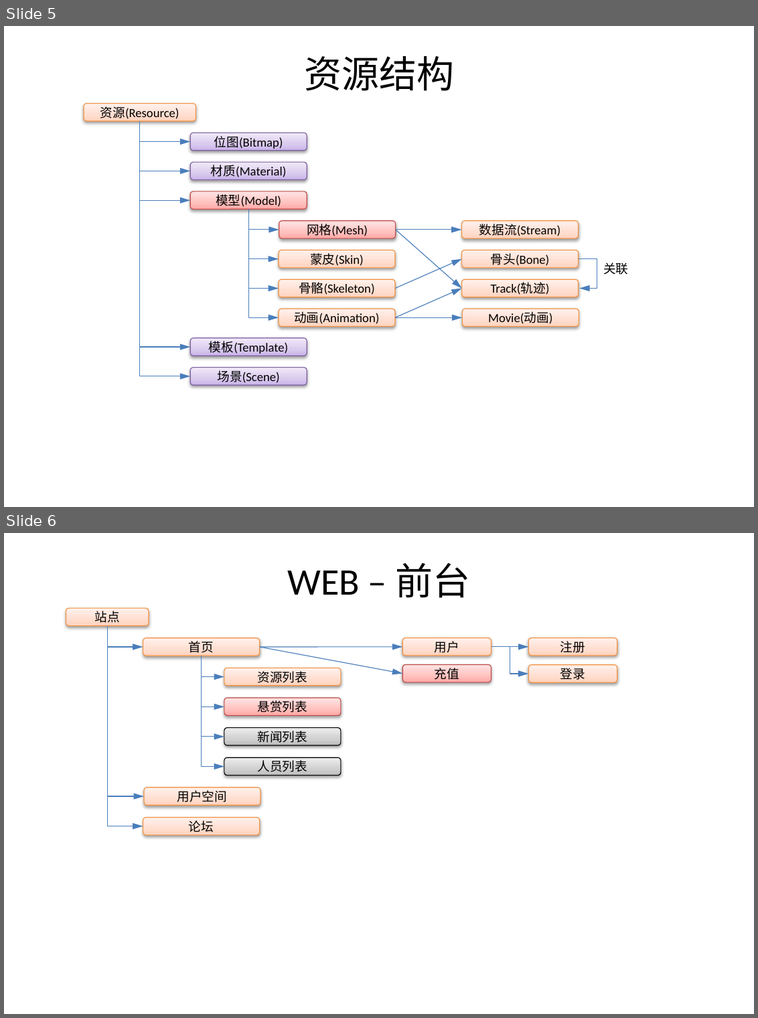
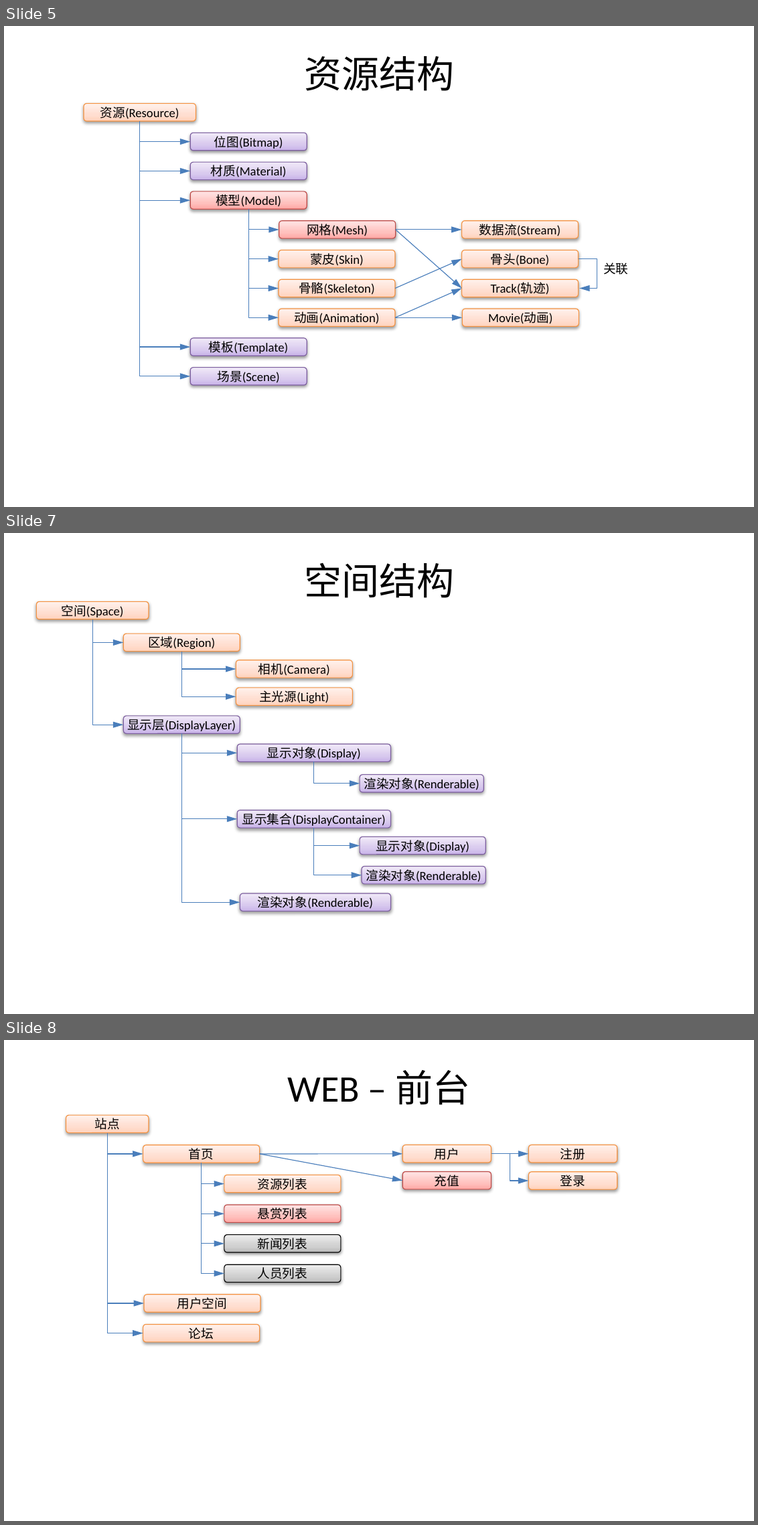
Before and after one commit to favedit/MoCloud, a slide deck: document/计划-1-三维资源平台.pptx. Shown one above the other, each under a label of ours: slides 5 and 6 before the commit, slides 5, 7 and 8 after it; the slides between them are not shown. The pictures are 758x1018 and 758x1525 pixels, drawn with LibreOffice and Linux fonts; fonts in the diff are those of the drawing; background and template pictures are left out. Boxes give left, top, right and bottom in pixels: in the first picture for what was removed or moved away, otherwise in the second. Text is boxed around its words. In the diff, an @@ line names an element or a change of style, - is before the commit and + after.

```diff
--- a/document/计划-1-三维资源平台.pptx
+++ b/document/计划-1-三维资源平台.pptx
@@ slide 7 added at box(4, 533, 754, 1014), background picture (left out) @@
@@ title added at box(304, 562, 454, 598), 36 pt, text #000000 @@
+空间结构
@@ rounded rectangle added at box(36, 601, 149, 619), fill gradient #FFD2BD to #FFDED0 to #FFF2ED, outline #F69240 0.75 pt, 12 pt, text #000000 @@
+空间(Space)
@@ elbow arrow added from (92, 619) to (123, 725), #4B7EBC 0.75 pt @@
@@ elbow arrow added from (92, 619) to (123, 643), #4B7EBC 0.75 pt @@
@@ rounded rectangle added at box(123, 633, 240, 652), fill gradient #FFD2BD to #FFDED0 to #FFF2ED, outline #F69240 0.75 pt, 12 pt, text #000000 @@
+区域(Region)
@@ elbow arrow added from (182, 652) to (236, 669), #4B7EBC 0.75 pt @@
@@ elbow arrow added from (182, 652) to (236, 696), #4B7EBC 0.75 pt @@
@@ rounded rectangle added at box(236, 660, 352, 678), fill gradient #FFD2BD to #FFDED0 to #FFF2ED, outline #F69240 0.75 pt, 12 pt, text #000000 @@
+相机(Camera)
@@ rounded rectangle added at box(236, 688, 352, 706), fill gradient #FFD2BD to #FFDED0 to #FFF2ED, outline #F69240 0.75 pt, 12 pt, text #000000 @@
+主光源(Light)
@@ rounded rectangle added at box(123, 716, 240, 734), fill gradient #C9B5E8 to #D8CBEE to #F0EAF9, outline #7D60A0 0.75 pt, 12 pt, text #000000 @@
+显示层(DisplayLayer)
@@ elbow arrow added from (182, 733) to (237, 753), #4B7EBC 0.75 pt @@
@@ elbow arrow added from (182, 733) to (237, 819), #4B7EBC 0.75 pt @@
@@ elbow arrow added from (182, 733) to (241, 902), #4B7EBC 0.75 pt @@
@@ rounded rectangle added at box(237, 745, 391, 763), fill gradient #C9B5E8 to #D8CBEE to #F0EAF9, outline #7D60A0 0.75 pt, 12 pt, text #000000 @@
+显示对象(Display)
@@ elbow arrow added from (314, 762) to (360, 784), #4B7EBC 0.75 pt @@
@@ rounded rectangle added at box(360, 775, 484, 793), fill gradient #C9B5E8 to #D8CBEE to #F0EAF9, outline #7D60A0 0.75 pt, 12 pt, text #000000 @@
+渲染对象(Renderable)
@@ rounded rectangle added at box(237, 810, 391, 828), fill gradient #C9B5E8 to #D8CBEE to #F0EAF9, outline #7D60A0 0.75 pt, 12 pt, text #000000 @@
+显示集合(DisplayContainer)
@@ elbow arrow added from (314, 828) to (360, 846), #4B7EBC 0.75 pt @@
@@ elbow arrow added from (314, 828) to (362, 875), #4B7EBC 0.75 pt @@
@@ rounded rectangle added at box(360, 837, 486, 855), fill gradient #C9B5E8 to #D8CBEE to #F0EAF9, outline #7D60A0 0.75 pt, 12 pt, text #000000 @@
+显示对象(Display)
@@ rounded rectangle added at box(362, 866, 486, 884), fill gradient #C9B5E8 to #D8CBEE to #F0EAF9, outline #7D60A0 0.75 pt, 12 pt, text #000000 @@
+渲染对象(Renderable)
@@ rounded rectangle added at box(241, 894, 391, 912), fill gradient #C9B5E8 to #D8CBEE to #F0EAF9, outline #7D60A0 0.75 pt, 12 pt, text #000000 @@
+渲染对象(Renderable)
@@ what was slide 6 is now slide 8 @@
```
Also in this commit, not shown: 1 other slide added, 11 other files.
